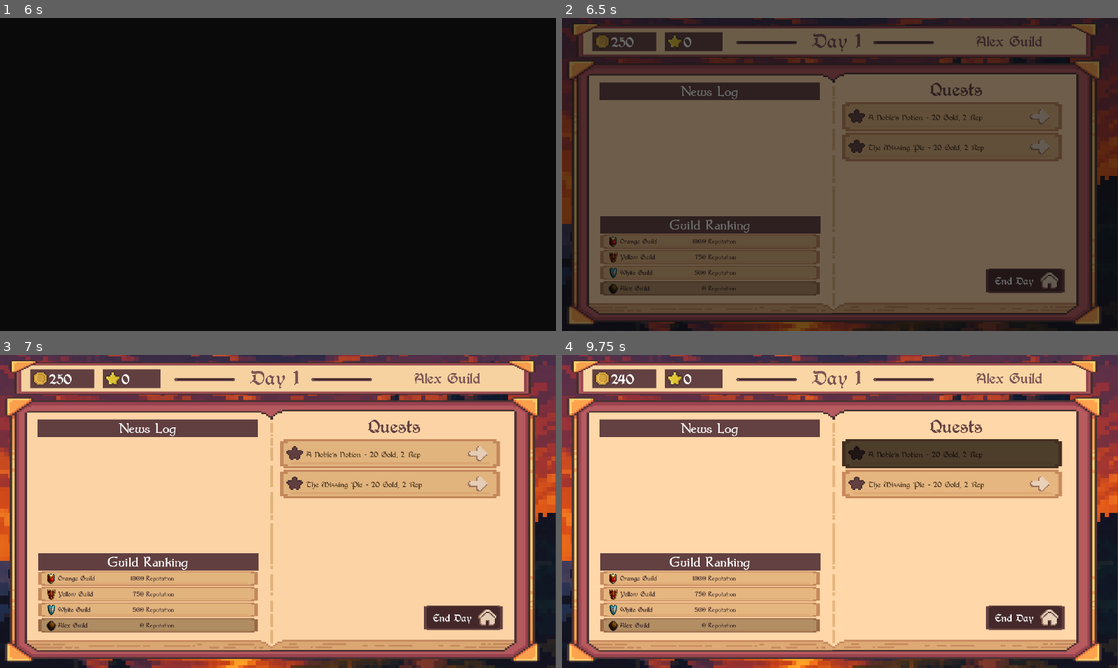
Above: before the commit, frames 1-4 (two rows, left to right).
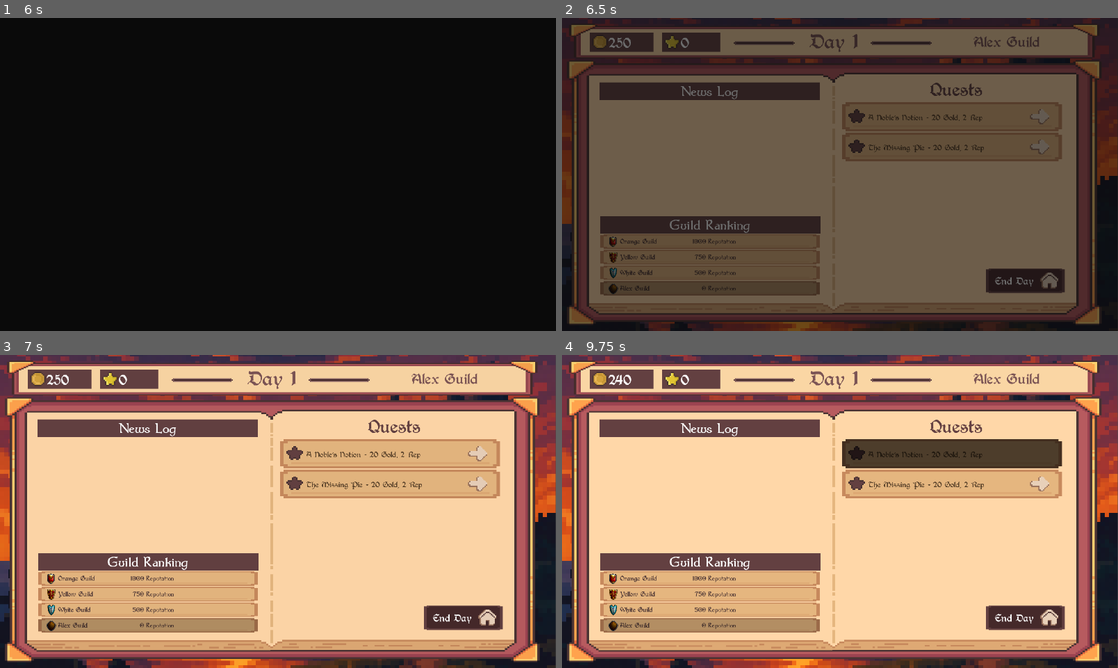
Above: after the commit, the same moments.

Repository: igoralves3/BrackeysGameJamIgorJoaoRodrigo
Game: Godot game, scene res://Scenes/main_menu.tscn
Two runs of this game, one before a commit and one after it. Both use one fixed random seed, a clock stepped at 60 frames per second and the inputs below.
Inputs (mouse positions are in pixels of both pictures, inside the frame that each line leads up to):
- Up to frame 1 (6 s): click "Play Game" at 0.5 s; click (278, 199) at 1.27 s; type "Alex" at 1.35 s; move the mouse to (400, 158) at 2.02 s; move the mouse to (166, 190) at 2.77 s; move the mouse to (333, 105) at 3.52 s; move the mouse to (250, 237) at 4.27 s; tap Enter at 5 s; move the mouse to (444, 221) at 5.02 s; move the mouse to (111, 127) at 5.77 s
- Up to frame 2 (6.5 s): no input
- Up to frame 3 (7 s): click (478, 455) at 6.52 s
- Up to frame 4 (9.75 s): click (1040, 455) at 7.27 s; click "Cost: 10 Gold" at 8 s; click "Add To Party" at 8.75 s; click "Start Quest" at 9.5 s

Frame 1 is identical in both runs. In frame 2, 2.0% of the frame differs, in the area x 1-97%, y 2-13%; in frame 3, 3.2%; in frame 4, 3.3%, in the area x 1-97%, y 1-13%.

Commit message:
Info bar resize

Diff:
--- a/bragamejam2025.2_guildmaster/Scenes/Components/Main.tscn
+++ b/bragamejam2025.2_guildmaster/Scenes/Components/Main.tscn
@@ -26,10 +26,10 @@
 
 [node name="ResourcesInfoBar" parent="." instance=ExtResource("3_50glp")]
 layout_mode = 0
-offset_left = 8.0
-offset_top = -131.0
-offset_right = 1841.0
-offset_bottom = -4.0
+offset_left = -1.0
+offset_top = -129.0
+offset_right = 1847.0
+offset_bottom = -2.0
 
 [node name="GuildLobby" parent="." instance=ExtResource("4_vy5pj")]
 layout_mode = 0
